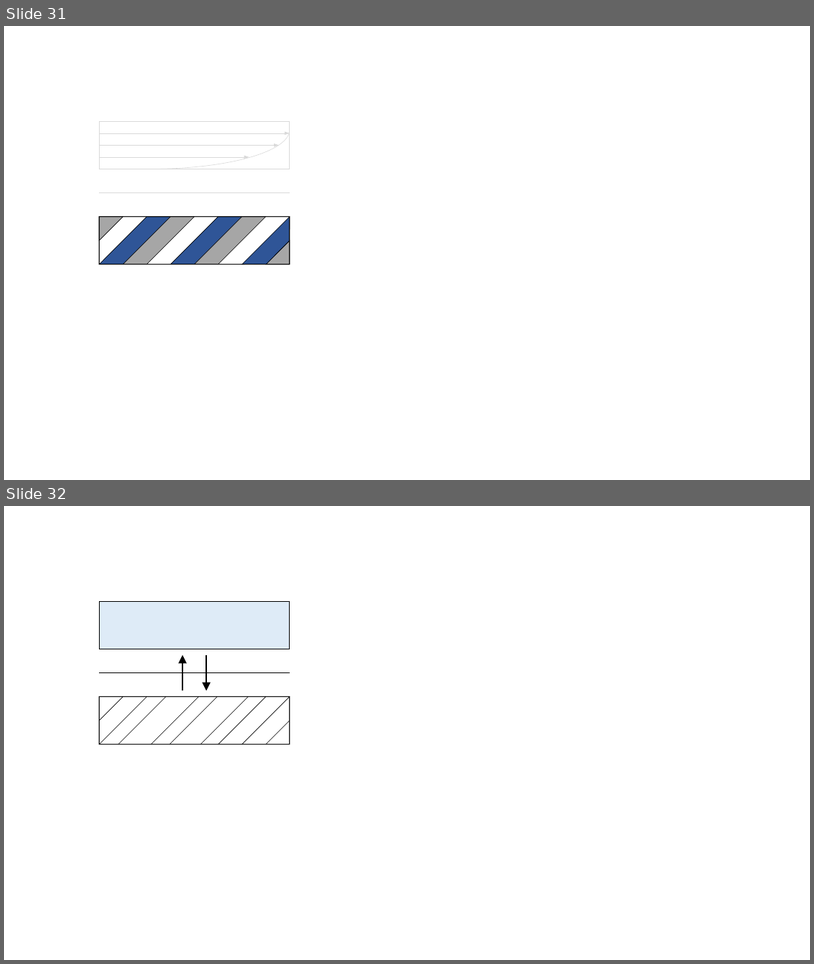
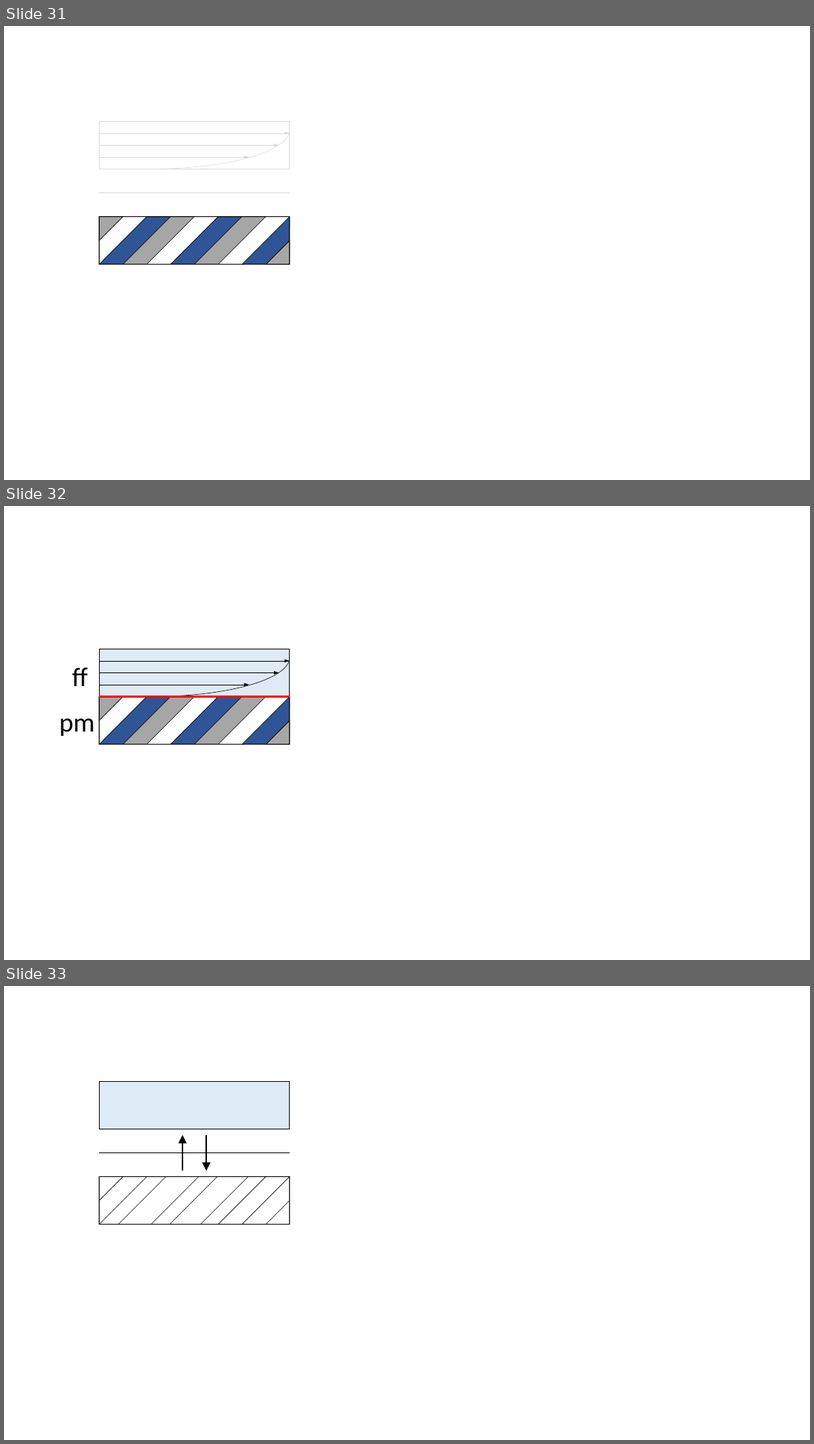
Before and after one commit to AndreaVescovini/Thesis, a slide deck: img/celle.pptx. Shown one above the other, each under a label of ours: slides 31 and 32 before the commit, slides 31, 32 and 33 after it. The pictures are 814x964 and 814x1444 pixels, drawn with LibreOffice and Linux fonts; fonts in the diff are those of the drawing. Boxes give left, top, right and bottom in pixels: in the first picture for what was removed or moved away, otherwise in the second. Text is boxed around its words. In the diff, an @@ line names an element or a change of style, - is before the commit and + after.

Commit message:
Finished Slides

```diff
--- a/img/celle.pptx
+++ b/img/celle.pptx
@@ slide 32 added at [4, 506, 810, 960], background #FFFFFF @@
@@ group added at [13, 618, 290, 697]: 3 arrows, 1 rectangle, 1 arc (boxed as its full ellipse) @@
@@ text added at [72, 667, 88, 686], 32 pt, text #000000 @@
+ff
@@ parallelogram added at [99, 697, 170, 744], fill #2F5597, outline #000000 0.5 pt @@
@@ right triangle added at [99, 697, 123, 720], fill #A6A6A6, outline #000000 0.5 pt @@
@@ rectangle added at [99, 697, 290, 744], outline #000000 1 pt @@
@@ line added from (99, 697) to (290, 697), #FF0000 3 pt @@
@@ parallelogram added at [124, 697, 195, 744], fill #A6A6A6, outline #000000 0.5 pt @@
@@ parallelogram added at [171, 697, 242, 744], fill #2F5597, outline #000000 0.5 pt @@
@@ parallelogram added at [195, 697, 266, 744], fill #A6A6A6, outline #000000 0.5 pt @@
@@ trapezoid added at [242, 697, 301, 756], fill #2F5597, outline #000000 0.5 pt @@
@@ text added at [59, 718, 95, 736], 32 pt, text #000000 @@
+pm
@@ right triangle added at [266, 720, 290, 744], fill #A6A6A6, outline #000000 0.5 pt @@
@@ line added from (290, 720) to (266, 744), #000000 0.5 pt @@
@@ what was slide 32 is now slide 33 @@
```
Also in this commit, not shown: 3 other files.
